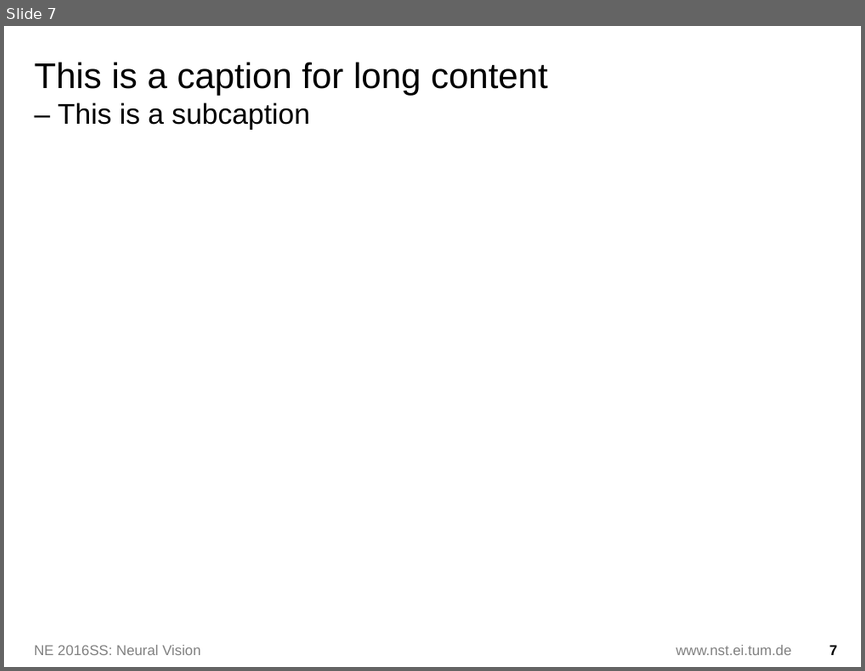
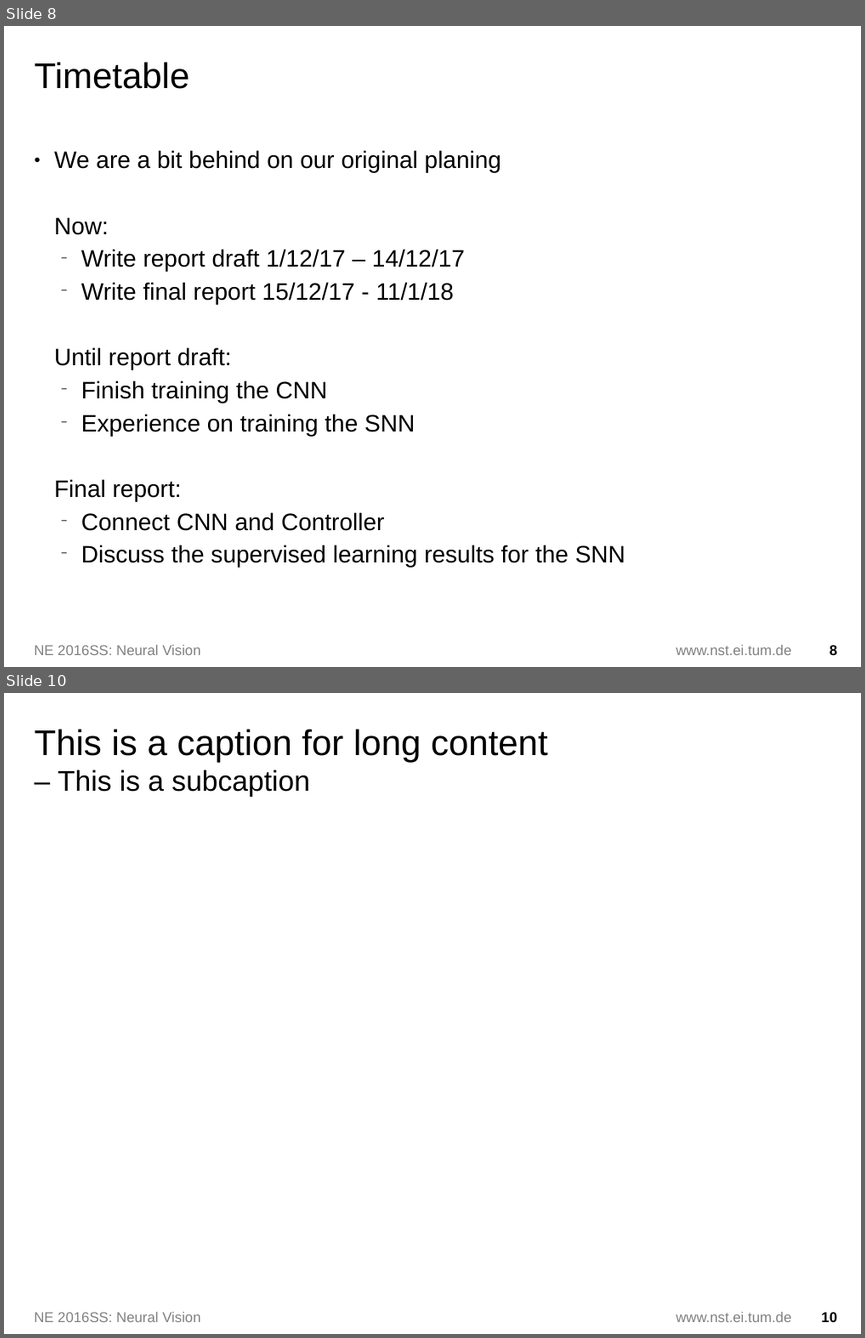
Before and after one commit to nimarb/torcs-autonomous-driving, a slide deck: presi.odp. Shown one above the other, each under a label of ours: slide 7 before the commit, slides 8 and 10 after it; the slides between them are not shown. The pictures are 865x671 and 865x1338 pixels, drawn with LibreOffice and Linux fonts; fonts in the diff are those of the drawing; background and template pictures are left out. Boxes give left, top, right and bottom in pixels: in the first picture for what was removed or moved away, otherwise in the second. Text is boxed around its words. In the diff, an @@ line names an element or a change of style, - is before the commit and + after.

```diff
--- a/presi.odp
+++ b/presi.odp
@@ slide 8 added at <box>4,26,861,667</box>, background #FFFFFF; not listed: 1 template element that a slide beside it also shows @@
@@ title added at <box>35,62,190,89</box>, 30 pt, text #000000 @@
+Timetable
@@ text added at <box>54,150,625,567</box>, 20 pt, text #000000 @@
+● We are a bit behind on our original planing
+Now:
+  − Write report draft 1/12/17 – 14/12/17
+  − Write final report 15/12/17 - 11/1/18
+Until report draft:
+  − Finish training the CNN
+  − Experience on training the SNN
+Final report:
+  − Connect CNN and Controller
+  − Discuss the supervised learning results for the SNN
@@ text added at <box>34,645,200,655</box>, 12 pt, text #808080 @@
+NE 2016SS: Neural Vision
@@ page number added at <box>829,645,837,655</box>, 12 pt, text #000000, bold @@
+8
@@ what was slide 7 is now slide 10 @@
@@ page number at <box>821,1312,837,1322</box>: text changed @@
-7
+10
```
Also in this commit, not shown: 3 slides changed, 2 other slides added, 1 other file.
